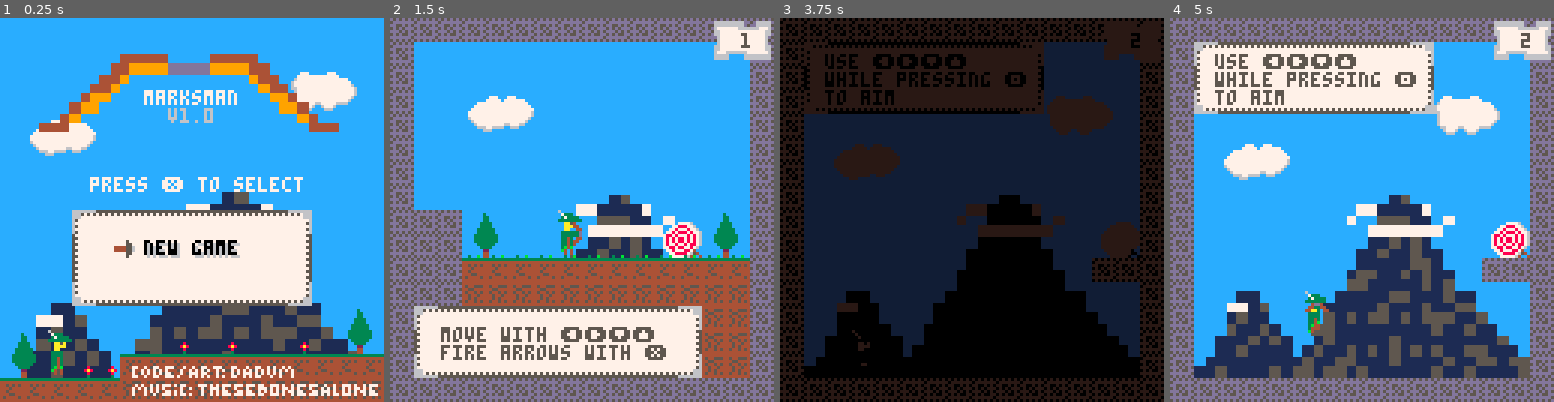
Above: before the commit, frames 1-4 (left to right).
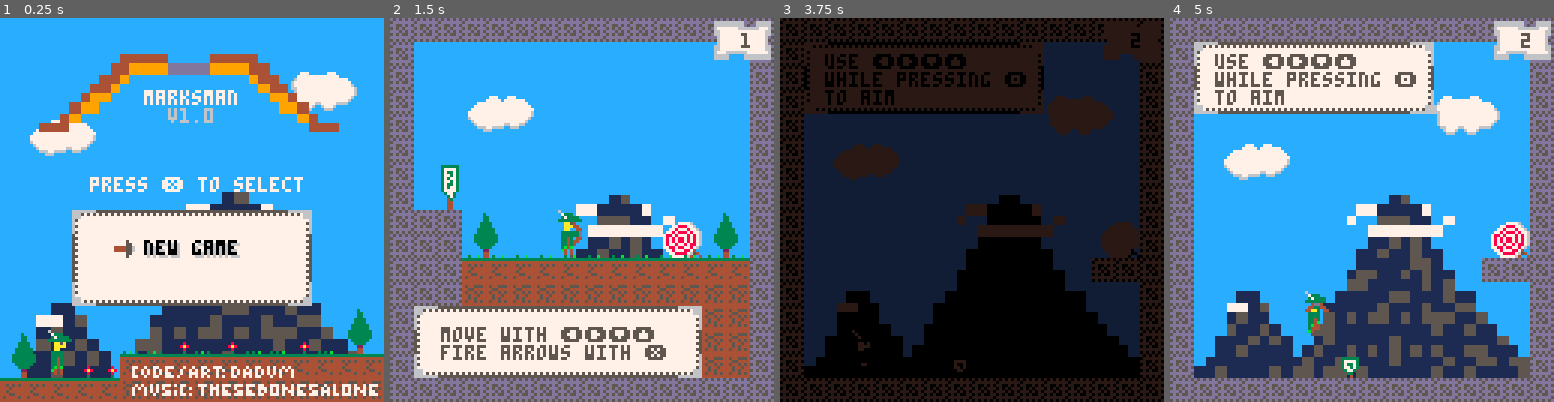
Above: after the commit, the same moments.

Repository: tupini07/games
Game: PICO-8 cartridge marksman-p/marksman.p8
Two runs of this game, one before a commit and one after it. Both use one fixed random seed, a clock stepped at 60 frames per second and the inputs below.
Inputs:
- Up to frame 1 (0.25 s): no input
- Up to frame 2 (1.5 s): tap X (X key) at 0.33, 1.07 s; tap O (Z key) at 0.7 s
- Up to frame 3 (3.75 s): hold Right 1.6-2.1 s; tap O (Z key) every 0.4 s from 1.7 to 3.7 s; tap X (X key) at 1.85, 2.97 s; hold Up 2.15-2.42 s; hold Right 2.47-3.03 s; hold Left 3.08-3.58 s; hold Down from 3.63 s (still down)
- Up to frame 4 (5 s): release Down at 3.97 s; hold Right 4.02-4.68 s; tap X (X key) at 4.08 s; tap O (Z key) at 4.1, 4.5, 4.9 s; hold Up from 4.73 s (still down)

The runs differ from the first frame. In frame 1, 0.1% of the frame differs, in the area x 32-87%, y 86-88%; in frame 2, 0.4%, in the area x 13-18%, y 38-50%; in frame 3, less than 0.1%; in frame 4, 0.2%.

Commit message:
cleanup for release

Diff:
--- a/marksman-p/marksman.p8
+++ b/marksman-p/marksman.p8
@@ -1753,7 +1753,7 @@
     print("hear ye! hear ye!", 32, 16)
 
     local wrapped_text = print_utils.wrap_text_at_size(
-                             "the most prestigious archery competition is now open to all that can string a bow. He who completes every stage will have an assured place among the king's own marksmen",
+                             "the most prestigious archery competition is now open to all that can string a bow. he who completes every stage will have an assured place among the queen's own marksmen",
                              11 * 8)
     cursor(19, 22)
     print(wrapped_text)
@@ -1803,7 +1803,7 @@
     color(5)
 
     local wrapped_text = print_utils.wrap_text_at_size(
-                             "glory to you! for your exceptional skill and dexterity, you've been named the princess'  personal marksman.",
+                             "what an honor! for your exceptional skill and dexterity, you've been named the princess' personal marksman.",
                              11 * 8)
     cursor(18, 16)
     print(wrapped_text)
@@ -1814,7 +1814,7 @@
 
     print_utils.print_text_with_outline("thanks for playing ♥", 5 * 8,
                                         13.5 * 8, start_fg_c, start_bg_c)
-    print_utils.print_text_with_outline("press ❎ to restart", 5 * 8, 14.5 * 8,
+    print_utils.print_text_with_outline("press ❎ to restart", 5.5 * 8, 14.5 * 8,
                                         start_fg_c, start_bg_c)
 end
 
@@ -1895,8 +1895,8 @@
 000000000000000000004000000000000000045000000000000000007444444760400000060400000606040074444447000004060000000003aaaa0000042284
 000000000000000000004000600000500000405000000000000000000006600006400000606400006060640000000000000004600000000033333340000e2288
 0000000000000000000040000644445500040000000000007444444700600600064000006064000060606400000000000000046000000000333bb33d00411144
-00000000000000000000400060000050004000007444444700066000000660006040000006040000060604000000000000000406000000003bb44b0404515166
-0000000000000000000070000000000064000000000660000060060000600600004000000004000000000400000000000000040000000000b040400404444466
+00000000000000000000400060000050004000007444444700066000000660006040000006040000060604000000000000000406000000003bb44b0404515144
+0000000000000000000070000000000064000000000660000060060000600600004000000004000000000400000000000000040000000000b040400404444446
 00000000000000000007070000000000060000000060060000066000000660000070000000070000000007000000000000000700000000000540504005444466
 00000000044444000044444000000000666666665555555566666666000000000000000000577000007750000000000000000000000000000000000000000000
 00000000449999dddd99994400000000666575757575757575757666000000000000050000000000000000000000000000000000000000000000000003333330
@@ -1946,17 +1946,17 @@
 110000000000000000000000000000111100005252525252525252525200c21111000000000000c4d4e400000000001111000000000000000000000000000011
 110011111111111100520000000000111100000000111100000095a5b5000011110000000011000000b2110000000011110095a5b50000000000000011000011
 110000111111111111111111000000111111111111111111111111111100c21111000000000000c5d5e500000000001111000000000000000000000000000011
-110000000000001111110011111111111111000000000000000000000000001111000000118200520000c2110000001111000000c4d4e4000000730011000011
+110000000000001100110011111111111111000000000000000000000000001111000000118200520000c2110000001111000000c4d4e4000000730011000011
 110000d0d0b2d0d0d0b2d0d0000000111182b2b2b2b2b2b2b2b2b2b2b200c2111100000000000000000000000000001111000000000000000000000000000011
-110000000000000000000000000000111100c4d4e494a4b4c4d4e400000000111100001182000011118200001100001111000000c5d5e5000000110011000011
+1100000000000000000000000000001111f0c4d4e494a4b4c4d4e400000000111100001182000011118200001100001111000000c5d5e5000000110011000011
 110000000000000000000000000000111182005252525252525252525252c2111100000000000000000000000000001111000000000000000000000000000011
-1100000000000000000000c4d4e400111111c5d5e595a5b5c5d5e5c4d4e400111100001182c21100a30000c21100001111000000000000000000110011000011
+1100000000000000000000c4d4e400111111c5d5e595a5b5c5d5e5c4d4e4f3111100001182c21100a30000c21100001111000000000000000000110011000011
 110000000000000000000000001100111182001111111111111111111111111111000094a4b40000000094a4b400001111000000000000000000000000000011
-115200e0e0000000000000c5d5e500111100005200001100001100c5d5e573111100001182001100000000001100001111000000000000001100110011000011
+115200e0e0000000000000c5d5e500111100005200001100001100c5d5e5f4111100001182001100000000001100001111000000000000001100110011000011
 11000000000000000000000000110011118200b2b2b2b2b2b2b2b2b2b2b2c21111000095a5b50000000095a5b500001111000000000000000000000000000011
-11111111111100001111000000000011111100110000000000000094a4b411111100000011000011115200110000001111000000000000001100110011930011
+11111111111100001111000000000011111100110000000000000094a4b41111110000001100001111520011000000111100000000f000001100110011930011
 110000000000000000000000001100111182525252525252525252525200c2111100000000000000000000000000001111000000000000000000000000000011
-110000000000000000000000001000111100000000000000c4d4e495a5b511111100000000110000001111000000001111003000001100001100110011000011
+1100000000000000000000000010001111f0000000000000c4d4e495a5b511111100000000110000001111000000001111003000001100001100110011000011
 113000000000000000000000001100111111111111111111111111111100c2111100000000000000000000000000001111000000000000000000000000000011
 11000000000000000000000010201011111100000094a4b4c5d5e500520000111100000000001100000000000000001111000000001100001100110000000011
 1100005200e0005252e0e000521100111182b2b2b2b2b2b2b2b2b2b2b200c2111100000000000000000000000000001111000000000000000000000000000011
@@ -1997,7 +1997,7 @@
 11000000000000000000000000000011110000000000000000000000000000111100000000000000000000000000001111000000000000000000000000000011
 1100000000000000000000000000001100007484f010101010101020202020200000455555555555555555555565000000000000000000000000000000007484
 11000000000000000000000000000011110000000000000000000000000000111100000000000000000000000000001111000000000000000000000000000011
-1100000000000000000000000000001100f075851020202020202020202020200000000000000000000000000000000074847000000000730073000073007585
+1100000000000000000000000000001100f07585102020202020202020202020000000000000000000000000000000007484700000b1b173b173d1d173d17585
 11000000000000000000000000000011110000000000000000000000000000111100000000000000000000000000001111000000000000000000000000000011
 11000000000000000000000000000011731010102020202020202020202020200000000000000000000000000000000075857173731010101010101010101010
 11111111111111111111111111111111111111111111111111111111111111111111111111111111111111111111111111111111111111111111111111111111
@@ -2139,33 +2139,33 @@
 1111111111111111111111111111111111111111111111111111111111111111111111111111111111111111111111111111111111111111111111111111111111111111111111111111111111111111111111111111111111111111111111111111111111111111111111111111111111111111111111111111111111111111
 110000000000000000000000000000111134353535353535353536000000001111000000000000000000000000000011113435353535353535353600000000111100000034353535353535353535361111000000000000000000000000000011110000000000000000002b000000001111343535353535353600000000000011
 110000000000000000000000000000111144454545454545454546000000001111000000000000000000000000000011114445454545454545454600000000111100000044454545454545454545461111000000000000000000004c4d4e00111100000000000000000000000000001111444545454545454600000000000011
-110000494a4b0000000000000000001111545555555555555555564c4d4e0011114a4b00000000000000000000390011115455555555555555555600000000111100000044454545454545454545461111000000000000000000005c5d5e00111100000000000000000011000000001111545555555555555600000000000011
-110000595a5b0000000000000000001111000000000000000000005c5d5e0011115a5b00000000000000000000000011110000595a5b00000000000000000011113a0000444545454545454545454611110000494a4b000000000000000000111100000000000000000011000000001111000000000000000000000000000011
-110000000000000000000000000000111100494a4b00000000000000000000111100000000000000111111111111111111000000000000000000004c4d4e001111000000545555555555555555555611110000595a5b000000000000000000111128000000000000000011000000001111000000000000000000000000000011
-110000000000000000000000000000111100595a5b00000000000000000000111100000000000000110000000000001111000000000000000000005c5d5e0011111111000000000000000000000000111100000000000000000000000000001111000000000000000000110000002c1111000000000000000000000000000011
-1100000000000000000000000000001111000000000000000000000000000011110000000000000011000000004c4d111128000000000000000000000000001111110000000000000000000000000011110000000000111111000000000000111128000000000000002c11003a00001111000000000000000011111111111111
+110000494a4b0000000000000000001111545555555555555555564c4d4e0011114a4b00000000000000000000390011115455555555555555555600000000111100000044454545454545454545461111000000000000000000005c5d5e001111000000494a4b0000001100000000111154555555555555560000494a4b0011
+110000595a5b0000000000000000001111000000000000000000005c5d5e0011115a5b00000000000000000000000011110000595a5b00000000000000000011113a0000444545454545454545454611110000494a4b0000000000000000001111000000595a5b0000001100000000111100000000000000000000595a5b0011
+110000000000000000000000000000111100494a4b00000000000000000000111100000000000000111111111111111111000000000000000000004c4d4e001111000000545555555555555555555611110000595a5b003f00000000000000111128000000000000000011000000001111000000000000000000000000000011
+11003f000000000000000000000000111100595a5b00000000000000000000111100000000000000110000000000001111000000000000000000005c5d5e001111111100000000000000000000000011110000000000004f000000000000001111000000000000000000110000002c1111004c4d4e0000000000000000000011
+11004f0000000000000000000000001111000000000000000000000000000011110000000000000011000000004c4d111128000000000000000000000000001111110000000000000000000000000011110000000000111111000000000000111128000000000000002c11003a00001111005c5d5e0000000011111111111111
 1111114748000003000000390047481111000000000000000000000000390011110000000000002511000000005c5d1111000000000000000000000000000011110000000000000000000000000000111100000000001100110000000000001111000000250000000000110000000011110000000000000000110d0d0d0d0d11
-11111157580000000000000000575811110000000000000000000000000000111100000000111111110000000000001111000000000000000000000000000011110000000000000000000000000000111100000000001100000000000039001111111111111100002c1111111111111111000000000000000011003a00000011
-1111110101010101010101010101011111000000000000000000000000111111110000000011343535353535353536111100000000000000002c11000000001111000000000000000000000000000011110000000000110011000000000000111100000000000000000000000000001111000000000000000011000000000011
+11111157580000000000000000575811110000000000000000000000000000111100000000111111110000000000001111000000000000000000003f00000011110000000000000000000000000000111100000000001100000000000039001111111111111100002c1111111111111111000000000000000011003a00000011
+1111110101010101010101010101011111000000000000000000000000111111110000000011343535353535353536111100000000000000002c114f0000001111000000000000000000000000000011110000000000110011000000000000111100000000000000000000000000001111000000000000000011000000000011
 11111102020202020202020202020211110000000000000000000000000000111100000000114445454545454545461111000000000000000000111100002c1111000000000000000000000000000011110000000000110011000000001111111100000000000000000000000000001111000000000000000011111111000011
-11343535353535353535353536020211110000000000000000000000000000111103000000114445454545454545461111474847483a0000000011000000001111000000000000000000000000000011110000000000110011000000000000111100004748000300000000000000001111000300000000000000000000000011
-1144454545454545454545454602021111000003000000000000000000000011110000002511545555555555555556111157585758000000370011030000001111000300000000000000000100000011110300000000000011000000000000111100375758000000000037373700001111000000000000000037373700002511
-11545555555555555555555556020211110000000000000000000000000000111101010101010101010101010101011111010101010101010101110000000011110000000025000e0e0e0e020e0e0e111100000e0e000025110e0e0e0e0e0e111101010101010101010101010101011111010101010101010101010101010111
+11343535353535353535353536020211110000000000000000000000000000111103000000114445454545454545461111474847483a0000000011000000001111000000000000000000000000000011110000000000110011000000000000111100004748000000000000000003001111003f00030000000000000000000011
+11444545454545454545454546020211110000030000000000000000000000111100000025115455555555555555561111575857580000003700110300000011110003000000000000000001000000111103000000000000110000000000001111003757580f0000000037373700001111004f00000000000037373700002511
+11545555555555555555555556020211110000000000000f00000000000000111101010101010101010101010101011111010101010101010101110000000011110000000025000e0e0e0e020e0e0e111100000e0e000025110e0e0e0e0e0e111101010101010101010101010101011111010101010101010101010101010111
 1111111111111111111111111111111111111111111111111111111111111111111111111111111111111111111111111111111111111111111111111111111111111111111111111111111111111111111111111111111111111111111111111111111111111111111111111111111111111111111111111111111111111111
 1111111111111111111111111111111111111111111111111111111111111111111111111111111111111111111111111111111111111111111111111111111111111111111111111111111111111111111111111111111111111111111111111111111111111111111111111111111111111111111111111111111111111111
 110000110000000000000000000000111100000000000000000000000000001111000000000000000000000000000011110000000000000000000000000000111100000000002b0000001100000000111100000000000000110000000000001111000000000000000000002b0000001111003a00000000002b00000000000011
-1103001100000000000000000000001111000000000000000000000000000011110000000000000000000000000000111100000000000000000000000000001111000000000000000000110000000011110000494a4b000011000000000000111100004c4d4e00000000000000000011110000000000000000002c1100002c11
-110000110000494a4b0000000000001111000000000000000000000000000011110000000000000000000000000000111100000000000000000000000000001111000000000000000000000000000011110000595a5b000011000000003900111100005c5d5e0000000001013739001111111111111100003737371111282c11
-111100110000595a5b0000000000001111000000000000000000000000000011110000000000000000000000000000111100000000000000000000000000001111000000000000000000113a00002c11110000000000000011000000000000111128000000000000250002020100001111000000112800001111111111110011
-1100001100000000000000000000001111000000000000000000000000000011110000000000000000000000000000111100000000000000000000000e39001111000000000025000000110000000011110000000000000011000000000000111100110000002c111111111111111111110000000000002c1100000011110011
+11030011000000000000000000000011110000000000000000004c4d4e0000111100494a4b0000000000000000000011110000000000000000000000000000111100494a4b0000000000110000000011110000494a4b000011000000000000111100004c4d4e00000000000000000011110000000000000000002c1100002c11
+110000110000494a4b000000000000111100494a4b00000000005c5d5e0000111100595a5b0000000000000000000011110000494a4b000000000000000000111100595a5b0000000000000000000011110000595a5b000011000000003900111100005c5d5e0000000001013739001111111111111100003737371111282c11
+111100110000595a5b000000000000111100595a5b000000000000000000001111000000000000000000004c4d4e0011110000595a5b0000000000000000001111000000000000000000113a00002c11110000000000000011000000000000111128000000000000250002020100001111000000112800001111111111110011
+110000110000000000000000000000111100000000000000000000000000001111000000000000000000005c5d5e00111100000000000000000000000e39001111000000000025000000110000000011110000000000000011000000000000111100110000002c111111111111111111110000000000002c1100000011110011
 11000011000000000000004c4d4e001111000000000000000000000000390011110000000000000000000000000000111100000000000000000000001100001111000000004c454b00001111111111111100000000000000110000000000001111111100000000002b2b2b2b2b2b2b1111280000112800000000000000000011
-11000011003900000000005c5d5e00111100000000000000000000000000001111030000000000000000000000000011110000000000000000000000110e0e1111000000005c5a5b00000000000000111100000000000000000000000000001111000000000000000000000000002c111100002c112800001128002c11110011
+110000110039000f0000005c5d5e00111100000000000000000000000000001111030000000000000000000000000011110000000000000000000000110e0e1111000000005c5a5b00000000000000111100000000000000000000000000001111000000000000000000000000002c111100002c112800001128002c11110011
 11000000000000110000000000000011110000000000000000000000001111111100000025000000000000000000001111000000000000000025000011111111110000000000000000000000000000111100000300000000000000000000001111280011000000000025252525252511112800001100002c1111002c11110011
 110000111111111100000000000000111100000000000000000000000000001111111111110000000000000000000011110000000000110000110000000000111100000025000000000000000000001111000000000000000000000000000011110000112800000000111111111111111100002c112800251128001111110011
 11000011000000000000000000000011110000000000000000000000000000111100000000000000000e00000e0000111100000000000000000000000000001111111111111111111111110000000011111111111111000000000000000000111100000000000000000000000000001111000000110000111111002c11110011
 11000011004748474847484748000011110000000000000000000000000000111100000000000000001100001100001111000000000000000000000000000011110000000000000000000000000000111100000000000000000000000000001111373737250100000000000000000011110000111128002c1128001111110011
-1100001100575857585758575837371111004748030000250000000000000011110000000000000000113900110000111100030000000000000000000000001111000000000000000000000000000011110000000000000000000000000000111101010101020000000003004748001111000011111100001111002c11110011
-1100001101010101010101010101011111005758000000020200000000000011110000000000000000110000110000111100000025000e0e0e0e0e0e0e0e0e1111030000000000000000000000000011110000000000000000000000000000111102020202020000000000005758001111030000000000000000000000000011
+11000011005758575857585758373711110047480300002500003f00003f001111000000000000000011390011000011110003000000000000000000000000111100000000000000000000000000001111000000000000000000000000000011110101010102003f000003004748001111000011111100001111002c11110011
+11000011010101010101010101010111110057580000000202004f00004f0011110000000000000000110000110000111100000025000e0e0e0e0e0e0e0e0e111103000000000000000000000000001111000000000000000000000000000011110202020202004f000000005758001111030000000000000000000000000011
 110e0e1102020202020202020202021111010101010101020201010101010111110e0e0e0e0e0e0e0e110e0e110e0e11110101010101111111111111111111111100000e0e00000e0e00000e00250011110e0e0e0e0e0e0e0e0e0e0e0e0e0e111102020202020101010101010101011111000000000000000000000000000011
 1111111111111111111111111111111111111111111111111111111111111111111111111111111111111111111111111111111111111111111111111111111111111111111111111111111111111111111111111111111111111111111111111111111111111111111111111111111111111111111111111111111111111111
 
--- a/marksman-p/src/states/end_game_state.lua
+++ b/marksman-p/src/states/end_game_state.lua
@@ -19,7 +19,7 @@
     color(5)
 
     local wrapped_text = print_utils.wrap_text_at_size(
-                             "glory to you! for your exceptional skill and dexterity, you've been named the princess'  personal marksman.",
+                             "what an honor! for your exceptional skill and dexterity, you've been named the princess' personal marksman.",
                              11 * 8)
     cursor(18, 16)
     print(wrapped_text)
@@ -30,7 +30,7 @@
 
     print_utils.print_text_with_outline("thanks for playing ♥", 5 * 8,
                                         13.5 * 8, start_fg_c, start_bg_c)
-    print_utils.print_text_with_outline("press ❎ to restart", 5 * 8, 14.5 * 8,
+    print_utils.print_text_with_outline("press ❎ to restart", 5.5 * 8, 14.5 * 8,
                                         start_fg_c, start_bg_c)
 end
 
--- a/marksman-p/src/states/intro_state.lua
+++ b/marksman-p/src/states/intro_state.lua
@@ -16,7 +16,7 @@
     print("hear ye! hear ye!", 32, 16)
 
     local wrapped_text = print_utils.wrap_text_at_size(
-                             "the most prestigious archery competition is now open to all that can string a bow. He who completes every stage will have an assured place among the king's own marksmen",
+                             "the most prestigious archery competition is now open to all that can string a bow. he who completes every stage will have an assured place among the queen's own marksmen",
                              11 * 8)
     cursor(19, 22)
     print(wrapped_text)
Not shown, changed: marksman-p/Justfile
